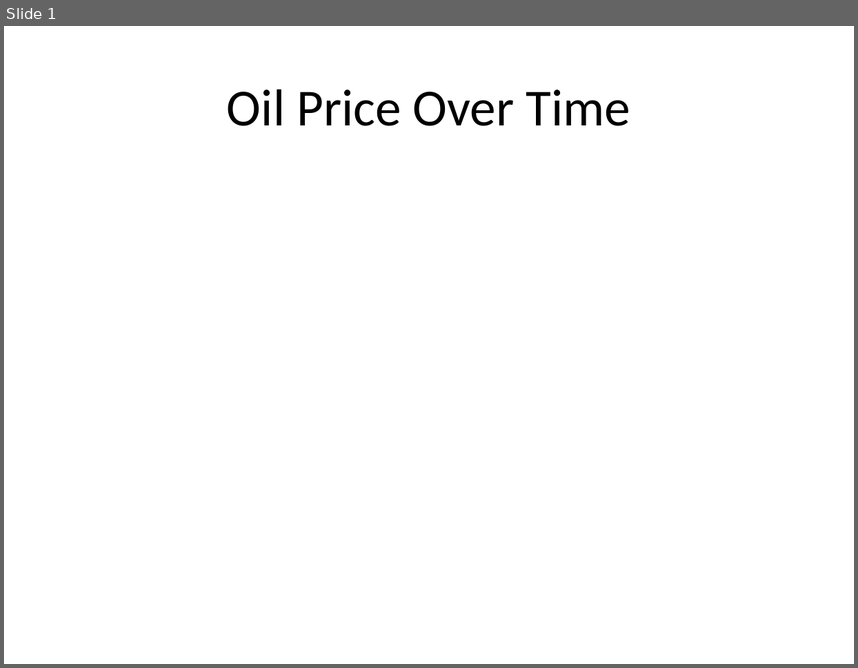
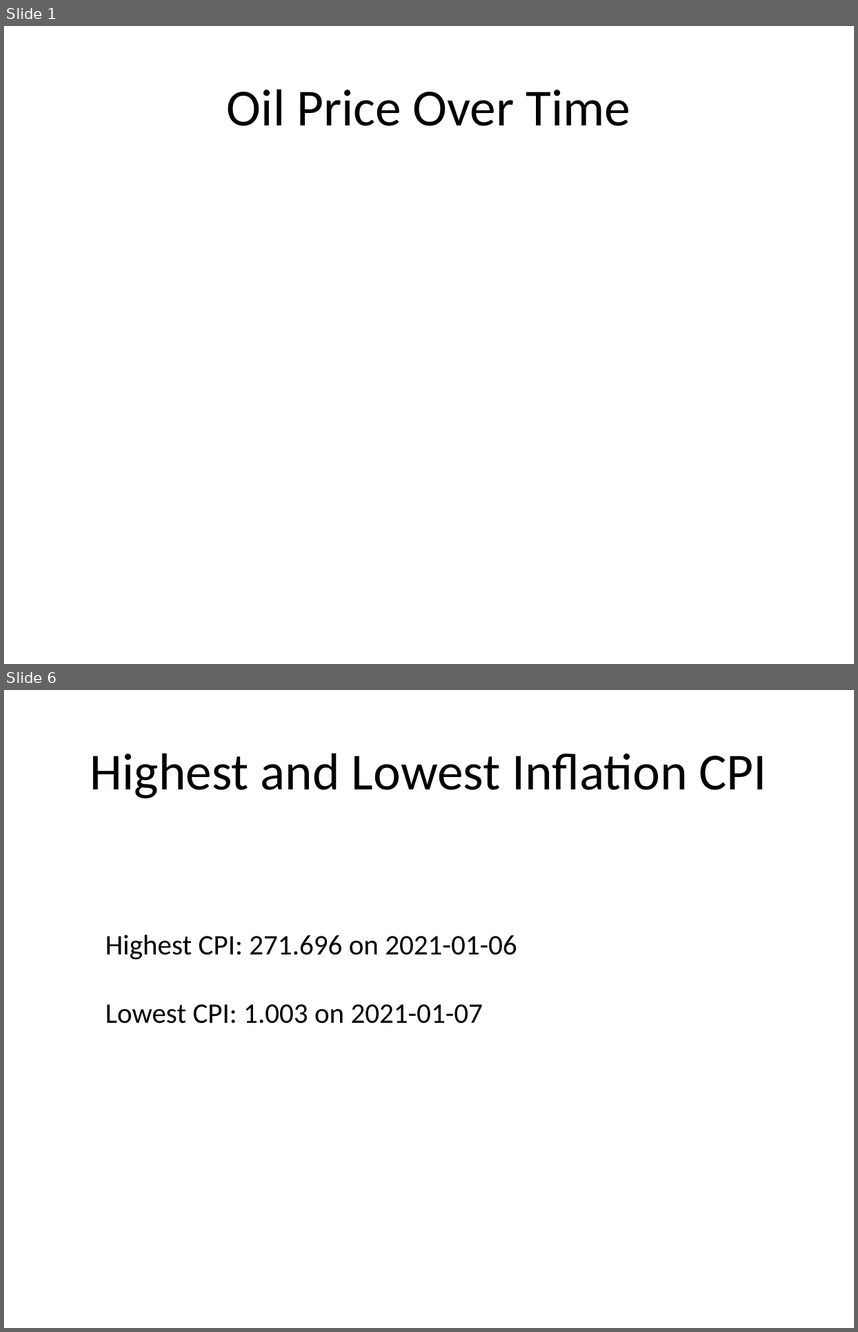
Before and after one commit to Axel-Andersson-PROG/Examensarbete, a slide deck: Bogdans_Presentation.pptx. Shown one above the other, each under a label of ours: slide 1 before the commit, slides 1 and 6 after it; the slides between them are not shown. The pictures are 858x668 and 858x1332 pixels, drawn with LibreOffice and Linux fonts; fonts in the diff are those of the drawing. Boxes give left, top, right and bottom in pixels: in the first picture for what was removed or moved away, otherwise in the second. Text is boxed around its words. In the diff, an @@ line names an element or a change of style, - is before the commit and + after.

```diff
--- a/Bogdans_Presentation.pptx
+++ b/Bogdans_Presentation.pptx
@@ slide 6 added at [4, 690, 854, 1328], background #FFFFFF @@
@@ title added at [90, 753, 767, 798], 44 pt, text #000000 @@
+Highest and Lowest Inflation CPI
@@ text added at [105, 934, 517, 1023], 24 pt, text #000000 @@
+Highest CPI: 271.696 on 2021-01-06
+Lowest CPI: 1.003 on 2021-01-07
```
Also in this commit, not shown: 1 slide changed, 4 other slides added, 2 slides removed, 7 other files.
